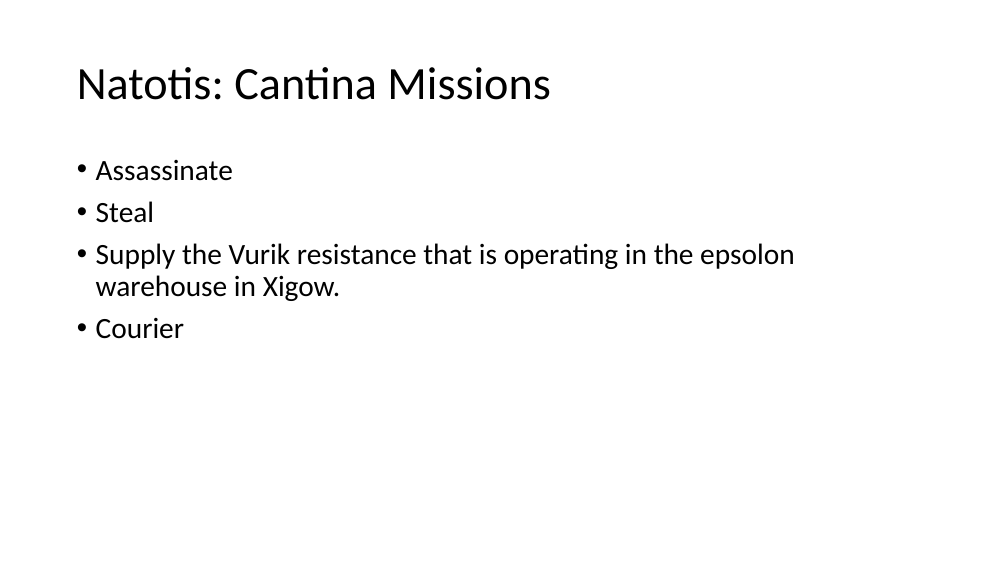
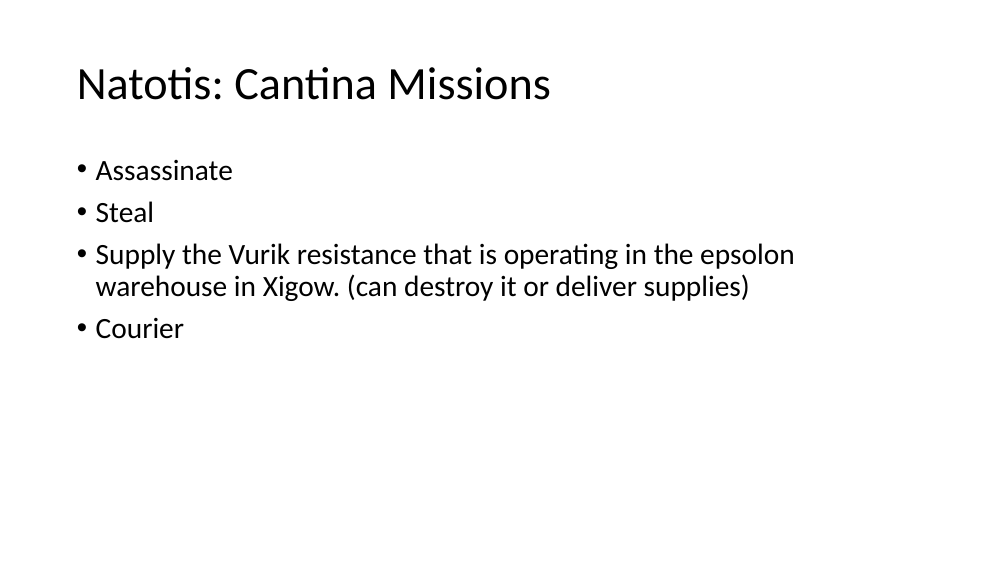
Before and after one commit to johnnyjonesjr90/Space-Game, a slide deck: slide 6 of Galaxy_Business-master/GalaxyBusiness/Space Merchant.pptx. Drawn at 1008x567 pixels with LibreOffice and Linux fonts; fonts in the diff are those of the drawing. Boxes give left, top, right and bottom in pixels: in the first picture for what was removed or moved away, otherwise in the second. Text is boxed around its words. In the diff, an @@ line names an element or a change of style, - is before the commit and + after.

```diff
--- a/Galaxy_Business-master/GalaxyBusiness/Space Merchant.pptx
+++ b/Galaxy_Business-master/GalaxyBusiness/Space Merchant.pptx
@@ text at [96,243,794,301]: text changed @@
-• Supply the Vurik resistance that is operating in the epsolon warehouse in Xigow.
+• Supply the Vurik resistance that is operating in the epsolon warehouse in Xigow. (can destroy it or deliver supplies)
```
Also in this commit, not shown: 1 other slide changed, 35 other files.
